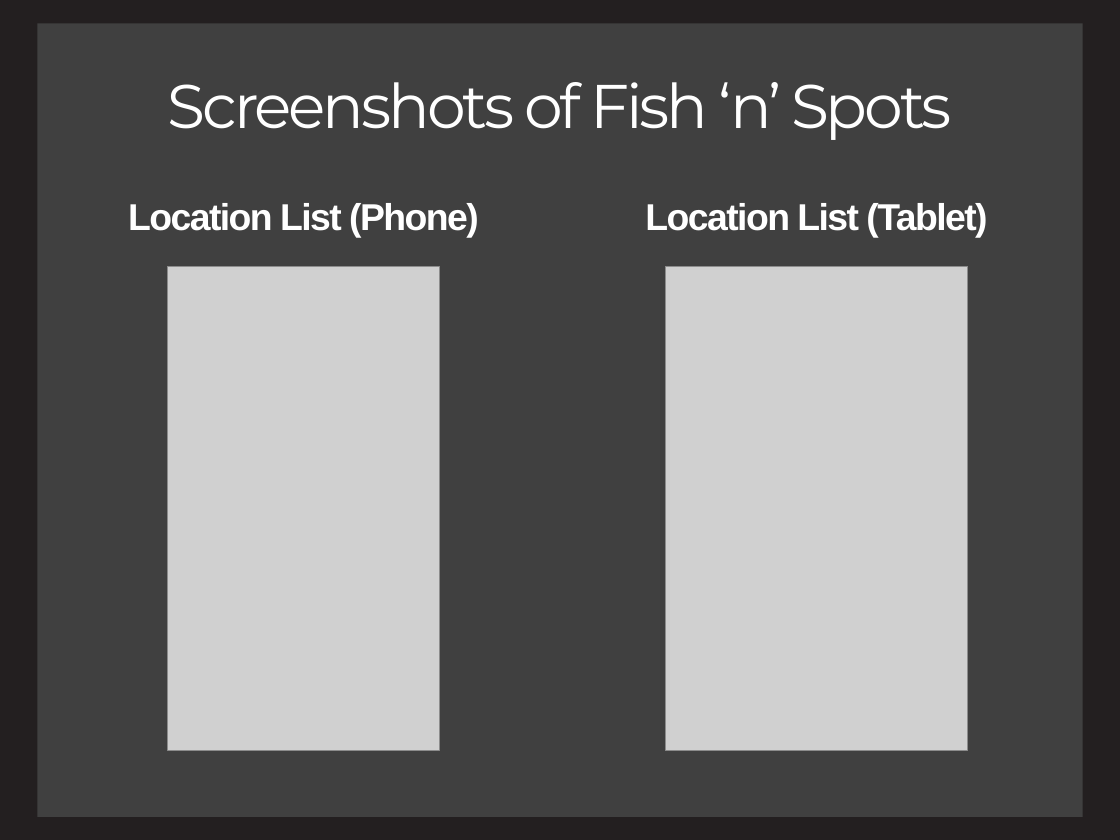
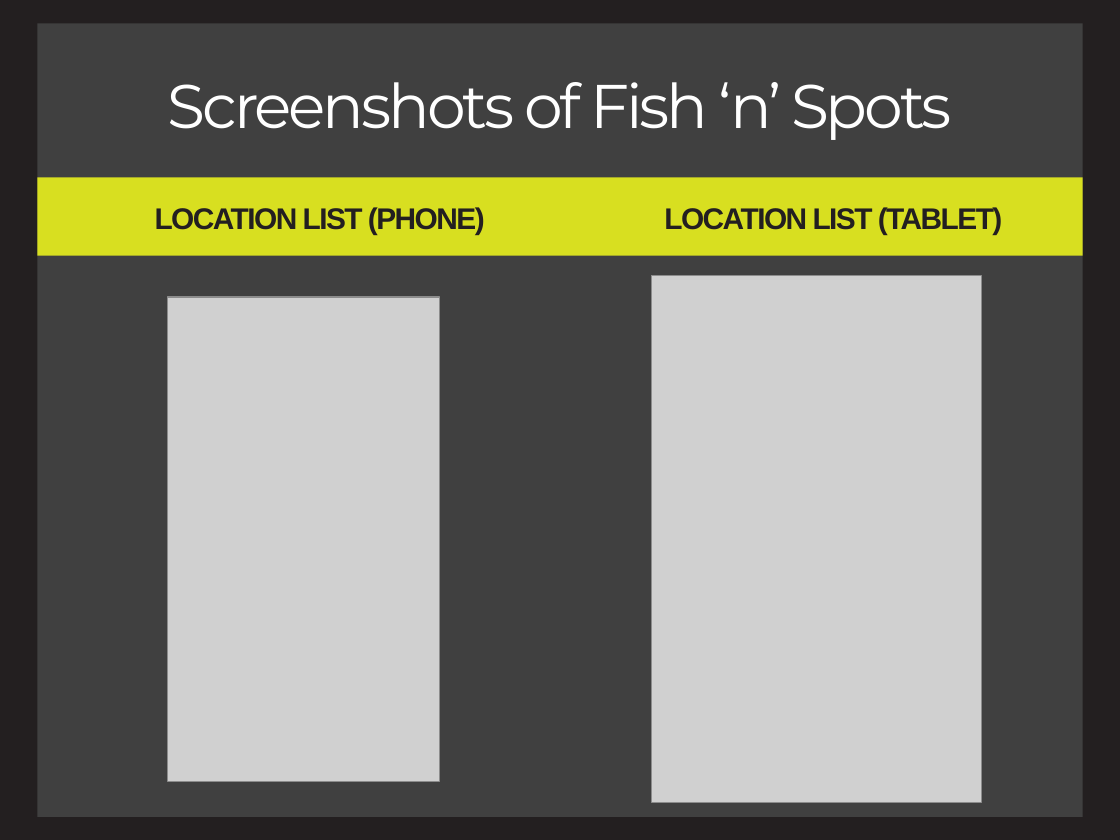
Before and after one commit to charlesmadere/FishnStore, a slide deck: slide 8 of documents/Presentation.pptx (slide 6 before the commit). Drawn at 1120x840 pixels with LibreOffice and Linux fonts; fonts in the diff are those of the drawing; grey boxes stand for pictures. Boxes give left, top, right and bottom in pixels: in the first picture for what was removed or moved away, otherwise in the second. Text is boxed around its words. In the diff, an @@ line names an element or a change of style, - is before the commit and + after.

Commit message:
presentation update, style and content added

```diff
--- a/documents/Presentation.pptx
+++ b/documents/Presentation.pptx
@@ rectangle added at [37, 177, 1082, 255], fill #D8DF20 @@
@@ text "location list (phone)" at [155, 207, 485, 235]: vertical alignment top to middle @@
@@ text "location list (tablet)" at [664, 207, 1003, 235]: vertical alignment top to middle @@
@@ text at [155, 207, 485, 235]: text changed; text colour #FFFFFF to #231F20 @@
-Location List (Phone)
+location list (phone)
@@ text at [664, 207, 1003, 235]: text changed; text colour #FFFFFF to #231F20 @@
-Location List (Tablet)
+location list (tablet)
@@ picture: place and size @@
-picture at [167, 267, 439, 750]
+picture at [167, 297, 439, 781]
@@ picture: place and size @@
-picture at [665, 267, 968, 750]
+picture at [652, 276, 981, 802]
```
Also in this commit, not shown: 4 other slides changed, 3 slides added, 1 slide removed.
